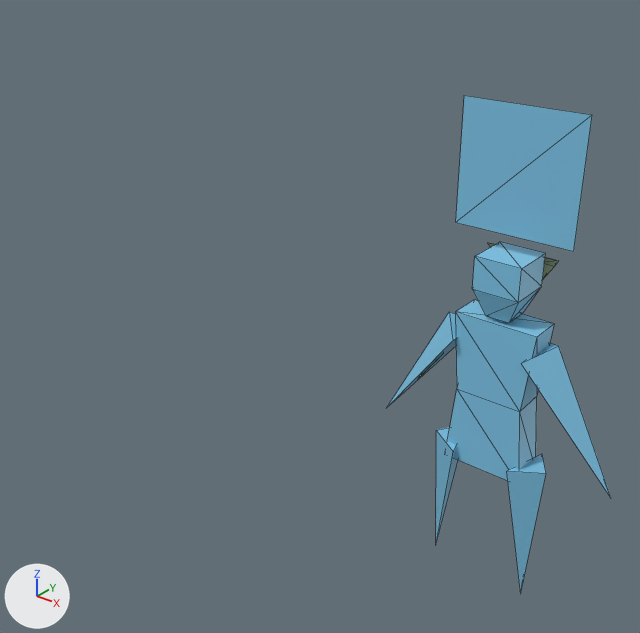
The glTF model spatial-memory-match/assets/char_base.glb as it was, and as the next commit left it.
Camera for both pictures: a 50 mm lens placed at (2.5, -5.2, 4.89), pointed at (-1.84, 0.23, 1.53). Every picture has the same lights, and +X, +Y and +Z are marked at lower left. The first picture is the older version. Mesh edges are drawn as thin lines. Objects named as collision shapes, trigger or cutter boxes, shadow casters or lower levels of detail are left out. Where no turn or scale is listed for an object, it has been applied to the vertices. Vertices at exactly the same position are counted once.

In view in the first picture: 'Arm_L', 'Arm_R', 'Body', 'Head', 'Leg_L', 'Leg_R', 'Mask', 'Want'.
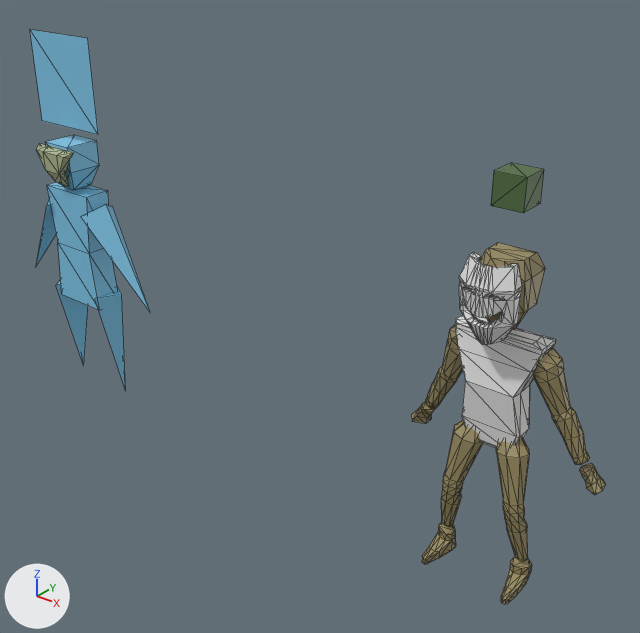
Commit message: Add a terrifying drama mask

What changed in the scene script:
```text
Change me_plane_004:
    used by ob_want; parent = ob_charparent; location = (0.0, 0.0, 3.211); rotation_euler = (1.571, 0.0, 0.0), in degrees (90, 0, 0); scale = (0.441, 0.441, 0.441)
    remove me_plane_004.from_pydata(...)  # 4 vertices, 2 faces; spans x -1.0..1.0, y -1.0..1.0, z 0.0
    add me_plane_004.from_pydata(...)  # 4 vertices, 2 faces; spans x -0.44..0.44, y 0.0, z -0.44..0.44
    me_plane_004 part 1
    me_plane_004.vertices[0].co: (-1.0, -1.0, 0.0) -> (0.44, 0.0, -0.44)
    me_plane_004.vertices[1].co: (1.0, -1.0, 0.0) -> (-0.44, 0.0, -0.44)
    me_plane_004.vertices[2].co: (-1.0, 1.0, 0.0) -> (0.44, 0.0, 0.44)
    me_plane_004.vertices[3].co: (1.0, 1.0, 0.0) -> (-0.44, 0.0, 0.44)
Add me_cube_005:
    me_cube_005.from_pydata(...)  # a box spanning x -1.0..1.0, y -1.0..1.0, z -1.0..1.0
    me_cube_005.materials.append(mat_satisfiedcolor)  # dark green #526e42
Add me_cube_007:
    me_cube_007.from_pydata(...)  # 162 vertices, 332 faces; spans x -1.0..1.0, y -1.21..-0.08, z -1.95..1.0
    me_cube_007.materials.append(mat_mask)  # white #e7e7e7
Add me_cube_004:
    me_cube_004.from_pydata(...)  # 28 vertices, 52 faces; spans x -1.0..1.0, y -1.21..0.91, z -1.95..1.0
    me_cube_004.materials.append(mat_generalcolor)  # yellow #9d9065
Change ob_arm_l:
    ob_arm_l.parent: ob_charparent -> ob_charparent_old_noimp
Change ob_arm_r:
    ob_arm_r: bpy.data.objects.new('Arm_R', me_plane_003) -> bpy.data.objects.new('Arm_R', me_plane_001)
    ob_arm_r.parent: ob_charparent -> ob_charparent_old_noimp
    ob_arm_r.location: (0.475, -0.00263, 1.763) -> (0.367, -0.0448, 0.784)
    ob_arm_r.rotation_euler: (0.427, 0.412, -2.297) -> (0.0754, 0.0205, -2.598)  # degrees (24, 24, -132) -> degrees (4.3, 1.2, -149)
Change ob_body:
    ob_body.parent: ob_charparent -> ob_charparent_old_noimp
Change ob_head:
    ob_head: bpy.data.objects.new('Head', me_cube_001) -> bpy.data.objects.new('Head', me_cube_004)
    ob_head.location: (0.0, 0.0, 2.403) -> (0.0, 0.0, 2.475)
    ob_head.scale: (-0.175, -0.175, -0.175) -> (0.186, 0.186, 0.186)
Change ob_leg_l:
    ob_leg_l.parent: ob_charparent -> ob_charparent_old_noimp
    ob_leg_l.location: (-0.337, -0.0352, 0.784) -> (0.475, -0.00263, 1.763)
    ob_leg_l.rotation_euler: (0.0754, 0.0205, 1.043) -> (0.427, 0.412, -2.297)  # degrees (4.3, 1.2, 60) -> degrees (24, 24, -132)
Change ob_leg_r:
    ob_leg_r: bpy.data.objects.new('Leg_R', me_plane_001) -> bpy.data.objects.new('Leg_R', me_plane)
    ob_leg_r.parent: ob_charparent -> ob_charparent_old_noimp
    ob_leg_r.location: (0.367, -0.0448, 0.784) -> (-0.337, -0.0352, 0.784)
    ob_leg_r.rotation_euler: (0.0754, 0.0205, -2.598) -> (0.0754, 0.0205, 1.043)  # degrees (4.3, 1.2, -149) -> degrees (4.3, 1.2, 60)
Change ob_mask:
    ob_mask: bpy.data.objects.new('Mask', me_cube_002) -> bpy.data.objects.new('Mask', me_cube_007)
    ob_mask.location: (0.0, 0.208, 2.468) -> (0.0, -0.185, 2.475)
    ob_mask.scale: (-0.107, -0.132, -0.132) -> (0.206, 0.186, 0.206)
Change ob_want:
    ob_want: bpy.data.objects.new('Want', me_plane_004) -> bpy.data.objects.new('Want', me_cube_005)
    ob_want.rotation_euler: (1.571, 0.0, 0.0) -> (0.0, 0.0, 0.0)  # degrees (90, 0, 0) -> degrees (0, 0, 0)
    ob_want.location: (0.0, 0.0, 3.211) -> (0.0, 0.0, 3.11)
    ob_want.scale: (0.441, 0.441, 0.441) -> (-0.119, -0.119, -0.119)
Add ob_charparent_old_noimp:
    ob_charparent_old_noimp = bpy.data.objects.new('CharParent_old-noimp', None)
    ob_charparent_old_noimp.location = (-4.795, 0.0, 0.0)
    ob_charparent_old_noimp.rotation_euler = (0.0, 0.0, 3.142)  # degrees (0, 0, 180)
Add ob_want_old:
    ob_want_old = bpy.data.objects.new('Want_old', me_plane_004)
    ob_want_old.location = (-4.8, 0.0, 3.21)
Add ob_mask_old:
    ob_mask_old = bpy.data.objects.new('Mask_old', me_cube_002)
    ob_mask_old.parent = ob_charparent_old_noimp
    ob_mask_old.location = (0.0, 0.208, 2.468)
    ob_mask_old.scale = (-0.107, -0.132, -0.132)
Add ob_head_old:
    ob_head_old = bpy.data.objects.new('Head_old', me_cube_001)
    ob_head_old.parent = ob_charparent_old_noimp
    ob_head_old.location = (0.0, 0.0, 2.403)
    ob_head_old.scale = (-0.175, -0.175, -0.175)
Add ob_torso:
    ob_torso = bpy.data.objects.new('Torso', me_cube_006)  # 76 vertices, 144 faces; spans x -0.355..0.355, y -0.164..0.139, z -0.596..0.363; in mat_generalcolor (yellow #9d9065), mat_satisfiedcolor (dark green #526e42), mat_shirtcolor (white #e7e7e7)
    ob_torso.location = (0.0, 0.03, 1.71)
Add ob_legs:
    ob_legs = bpy.data.objects.new('Legs', me_cylinder_001)  # 192 vertices, 368 faces; spans x -0.678..0.146, y -0.297..0.088, z -0.748..0.603; in mat_generalcolor (yellow #9d9065)
    ob_legs.location = (0.27, 0.02, 0.67)
Add ob_arms:
    ob_arms = bpy.data.objects.new('Arms', me_cylinder)  # 176 vertices, 336 faces; spans x -1.21..0.44, y -0.15..0.23, z -0.84..0.27; in mat_generalcolor (yellow #9d9065)
    ob_arms.location = (0.39, 0.07, 1.75)
```

What differs and where, as boxes [x1, y1, x2, y2] in the pictures (640 x 633 px; the box of a moved part takes in the faces that stretch with it):
'Body', moved: before [447, 300, 554, 481]; after [47, 182, 118, 309]
'Want', reshaped, moved, rescaled, turned: before [456, 96, 592, 251]; after [491, 163, 544, 213]
'Torso', added: after [455, 315, 556, 448]
'Legs', added (yellow): after [422, 420, 532, 604]
'Want_old', added (blue): after [30, 30, 98, 135]
'Arms', added: after [411, 325, 605, 495]
'Head', reshaped, moved, rescaled (12% narrower, 7% taller): before [472, 242, 546, 323]; after [480, 243, 545, 330]
'Arm_R', reshaped, moved, turned: before [522, 343, 611, 497]; after [56, 279, 88, 365]
'Mask', reshaped, moved, rescaled (mostly hidden before): before [488, 243, 558, 279]; after [459, 252, 522, 344]
'Leg_R', reshaped, moved, turned: before [507, 454, 546, 594]; after [95, 286, 126, 391]
'Arm_L', moved: before [387, 312, 458, 407]; after [81, 205, 150, 312]
'Leg_L', moved, turned: before [436, 428, 458, 543]; after [36, 200, 56, 266]
'Head_old', added (blue): after [45, 135, 99, 190]
'Mask_old', added: after [36, 143, 73, 187]
part 1 of me_plane_004, moved or reshaped: before [456, 96, 592, 251]; after [30, 30, 98, 135]
